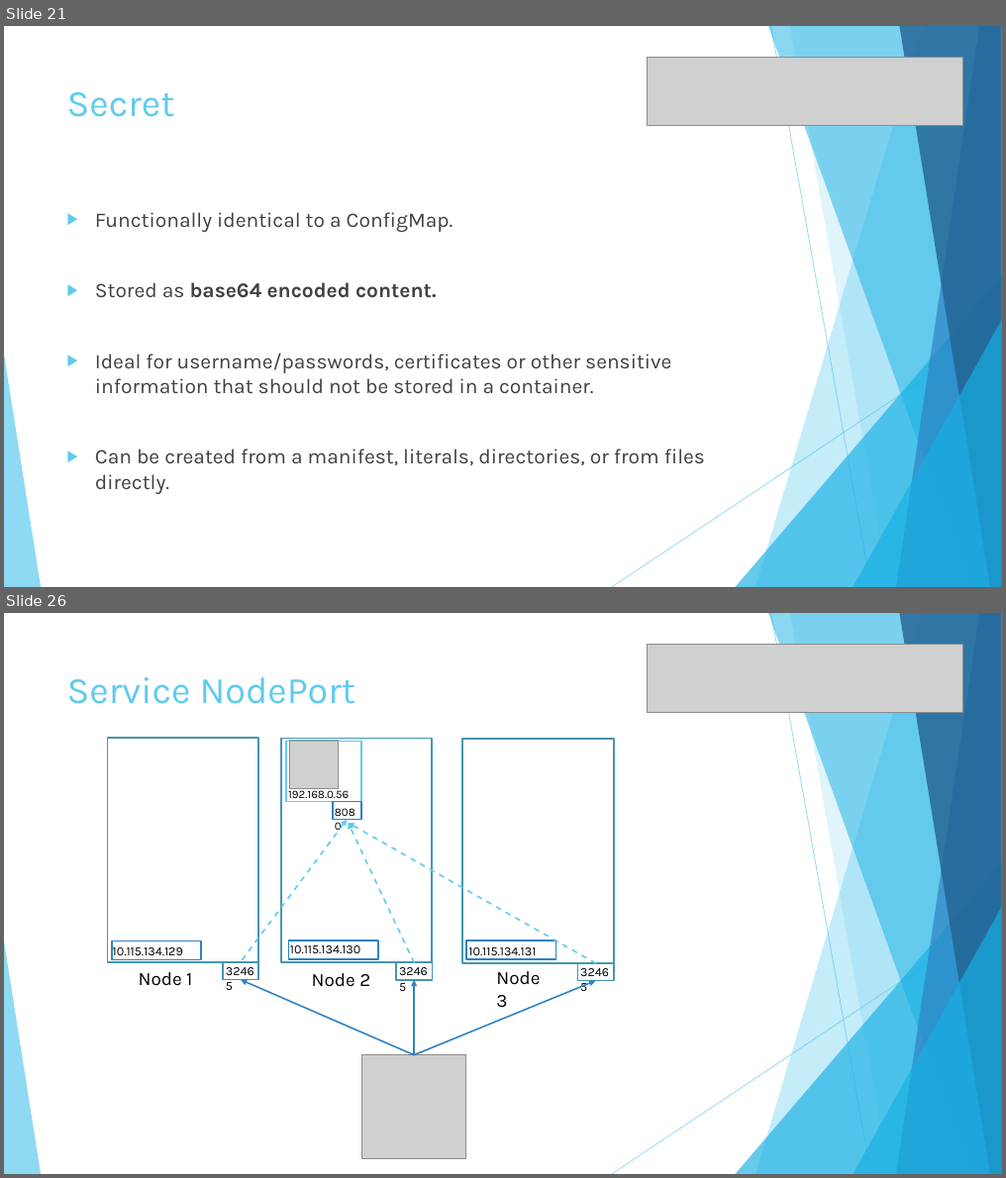
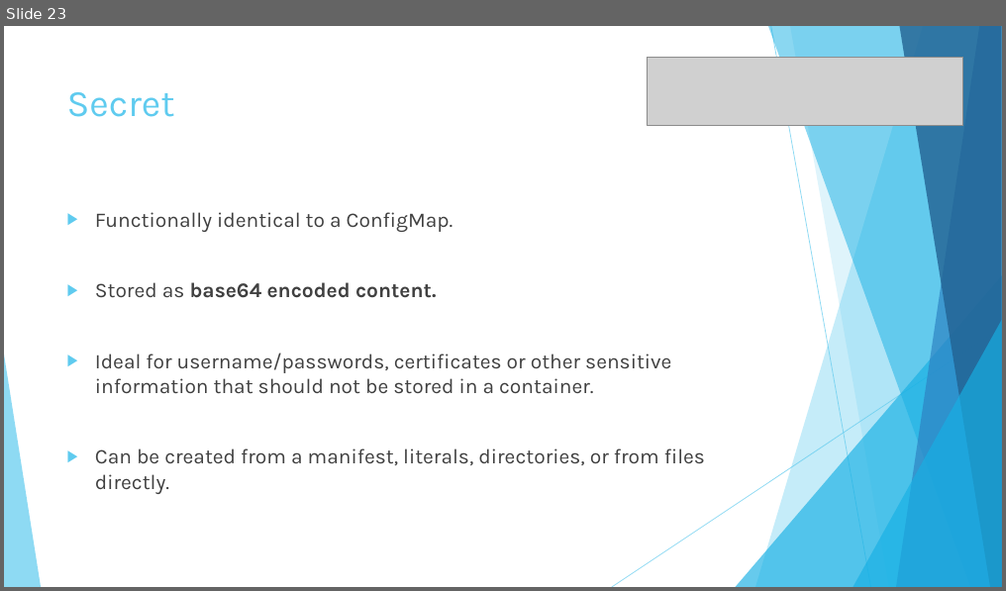
Before and after one commit to fsforza/kubernetes-demo, a slide deck: slides/kube-demo.pptx. Shown one above the other, each under a label of ours: slides 21 and 26 before the commit, slide 23 after it; the slides between them are not shown. The pictures are 1006x1178 and 1006x591 pixels, drawn with LibreOffice and Linux fonts; fonts in the diff are those of the drawing; grey boxes stand for pictures. Boxes give left, top, right and bottom in pixels: in the first picture for what was removed or moved away, otherwise in the second. Text is boxed around its words. In the diff, an @@ line names an element or a change of style, - is before the commit and + after.

```diff
--- a/slides/kube-demo.pptx
+++ b/slides/kube-demo.pptx
@@ slide 26 removed at [4, 613, 1002, 1174], background #FFFFFF; not listed: 10 template elements that a slide beside it also shows @@
@@ picture removed at [647, 644, 963, 712] @@
@@ title removed at [67, 677, 356, 704] @@
-Service NodePort
@@ rectangle removed at [107, 738, 258, 962] @@
@@ rectangle removed at [281, 738, 433, 962] @@
@@ rectangle removed at [286, 741, 361, 802] @@
@@ picture removed at [289, 741, 338, 789] @@
@@ rectangle removed at [463, 739, 614, 963] @@
@@ text removed at [288, 788, 349, 802] @@
-192.168.0.56
@@ arrow removed from (242, 959) to (347, 820) @@
@@ text removed at [328, 802, 369, 823] @@
-8080
@@ rectangle removed at [333, 802, 361, 820] @@
@@ arrow removed from (595, 963) to (349, 823) @@
@@ arrow removed from (414, 962) to (349, 823) @@
@@ rectangle removed at [112, 942, 202, 960] @@
@@ text removed at [113, 948, 183, 956] @@
-10.115.134.129
@@ text removed at [218, 959, 266, 982] @@
-32465
@@ rectangle removed at [223, 962, 258, 980] @@
@@ rectangle removed at [288, 941, 378, 959] @@
@@ text removed at [290, 946, 360, 954] @@
-10.115.134.130
@@ text removed at [392, 960, 440, 983] @@
-32465
@@ rectangle removed at [396, 962, 433, 980] @@
@@ rectangle removed at [466, 941, 556, 959] @@
@@ text removed at [468, 948, 536, 959] @@
-10.115.134.131
@@ text removed at [573, 961, 621, 983] @@
-32465
@@ rectangle removed at [577, 963, 614, 980] @@
@@ text removed at [139, 972, 192, 986] @@
-Node 1
@@ arrow removed from (414, 1056) to (241, 980) @@
@@ text removed at [312, 973, 370, 987] @@
-Node 2
@@ arrow removed from (414, 1056) to (595, 981) @@
@@ arrow removed from (414, 1056) to (414, 980) @@
@@ text removed at [496, 971, 540, 1008] @@
-Node 3
@@ picture removed at [361, 1056, 466, 1159] @@
@@ what was slide 21 is now slide 23 @@
```
Also in this commit, not shown: 9 slides changed, 4 slides added, 2 other slides removed.
